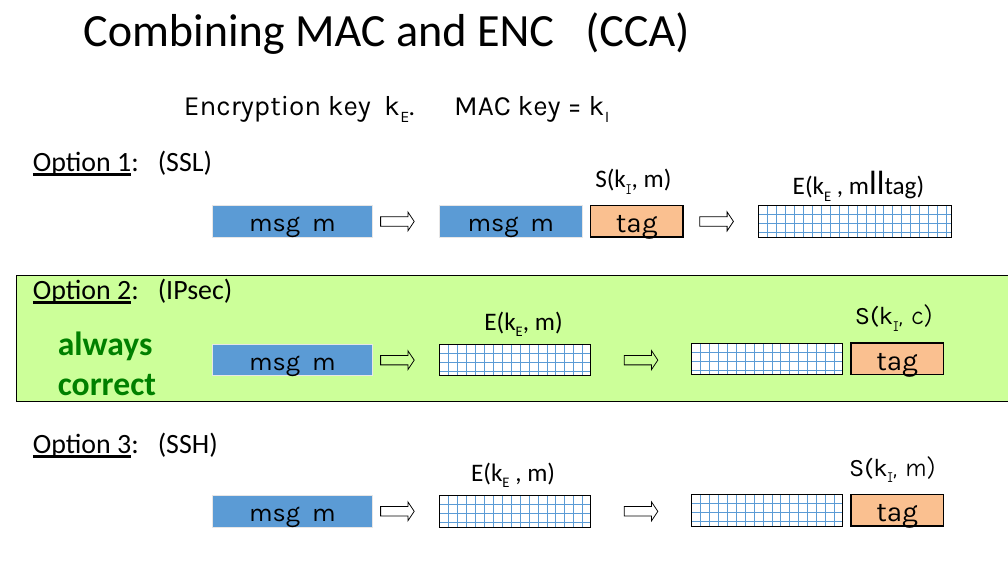
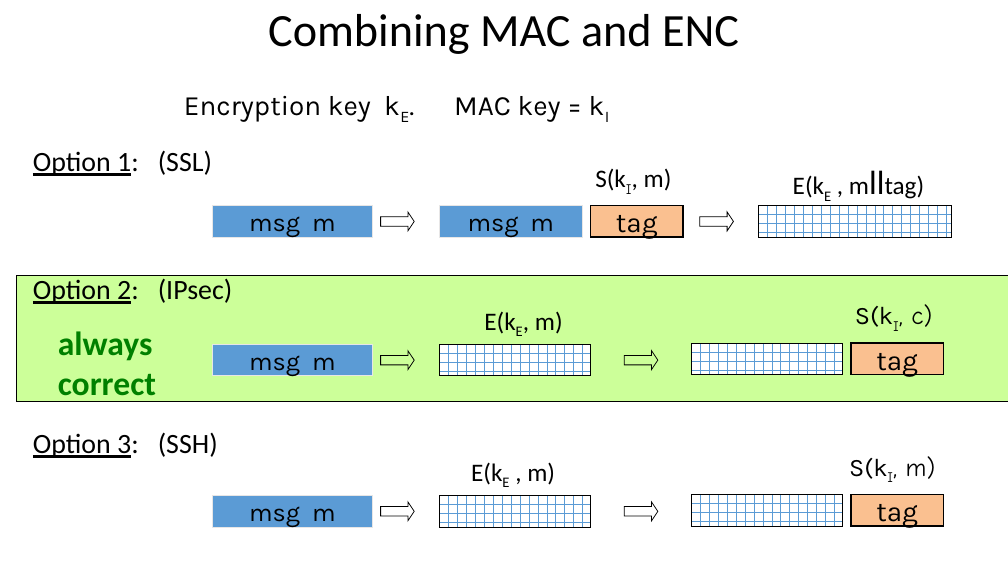
Before and after one commit to GeorgyFirsov-s-forks/CryptoLectures, a slide deck: slide 26 of Lectures/Lecture12.pptx (slide 23 before the commit). Drawn at 1008x567 pixels with LibreOffice and Linux fonts; fonts in the diff are those of the drawing. Boxes give left, top, right and bottom in pixels: in the first picture for what was removed or moved away, otherwise in the second. Text is boxed around its words. In the diff, an @@ line names an element or a change of style, - is before the commit and + after.

```diff
--- a/Lectures/Lecture12.pptx
+++ b/Lectures/Lecture12.pptx
@@ title at (268,14,739,54): text changed @@
-Combining MAC and ENC (CCA)
+Combining MAC and ENC
```
Also in this commit, not shown: 12 other slides changed, 6 slides added, 3 slides removed, 3 other files.
